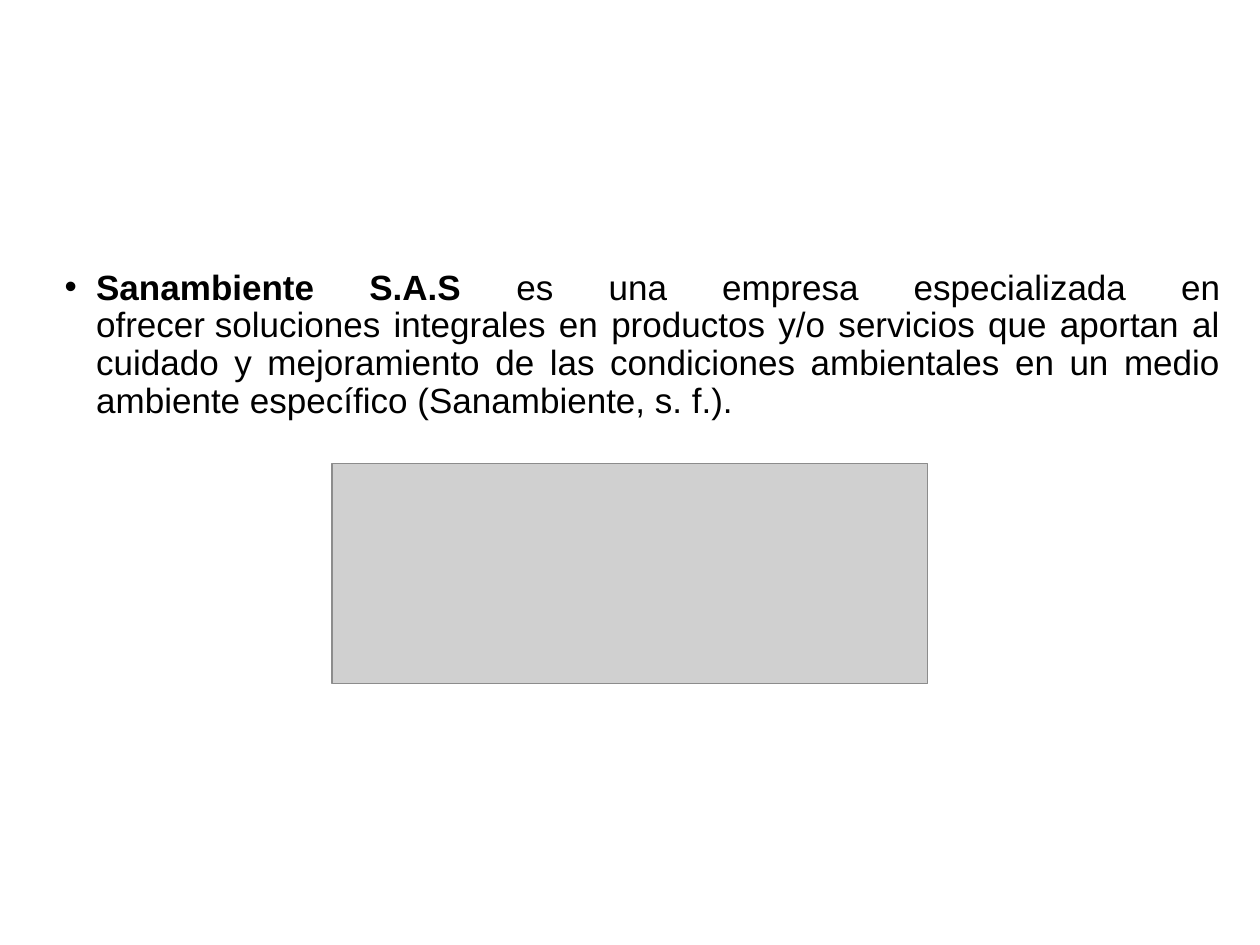
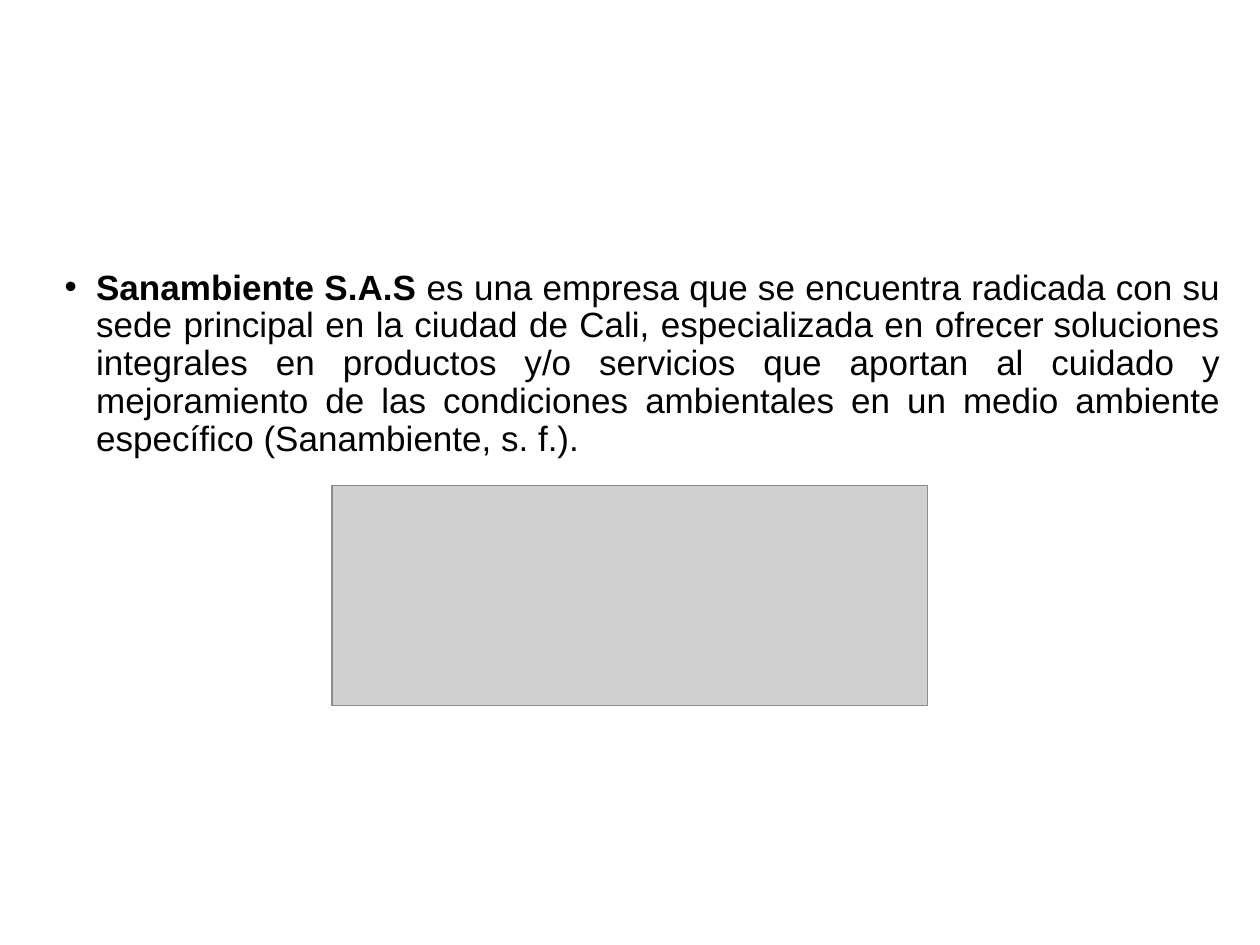
Before and after one commit to cristianpazu/Proyecto-Sanambiente, a slide deck: slide 4 of Documento(s) de proyecto de grado/Presentación del proyecto de grado.pptx. Drawn at 1260x945 pixels with LibreOffice and Linux fonts; fonts in the diff are those of the drawing; grey boxes stand for pictures; background and template pictures are left out. Boxes give left, top, right and bottom in pixels: in the first picture for what was removed or moved away, otherwise in the second. Text is boxed around its words. In the diff, an @@ line names an element or a change of style, - is before the commit and + after.

```diff
--- a/Documento(s) de proyecto de grado/Presentación del proyecto de grado.pptx
+++ b/Documento(s) de proyecto de grado/Presentación del proyecto de grado.pptx
@@ text at box(96, 274, 1220, 458): text changed @@
-• Sanambiente S.A.S es una empresa especializada en ofrecer soluciones integrales en productos y/o servicios que aportan al cuidado y mejoramiento de las condiciones ambientales en un medio ambiente específico (Sanambiente, s. f.).
+• Sanambiente S.A.S es una empresa que se encuentra radicada con su sede principal en la ciudad de Cali, especializada en ofrecer soluciones integrales en productos y/o servicios que aportan al cuidado y mejoramiento de las condiciones ambientales en un medio ambiente específico (Sanambiente, s. f.).
@@ picture: place and size @@
-picture at box(333, 464, 929, 684)
+picture at box(333, 486, 929, 707)
```
Also in this commit, not shown: 17 other slides changed, 5 slides added.
